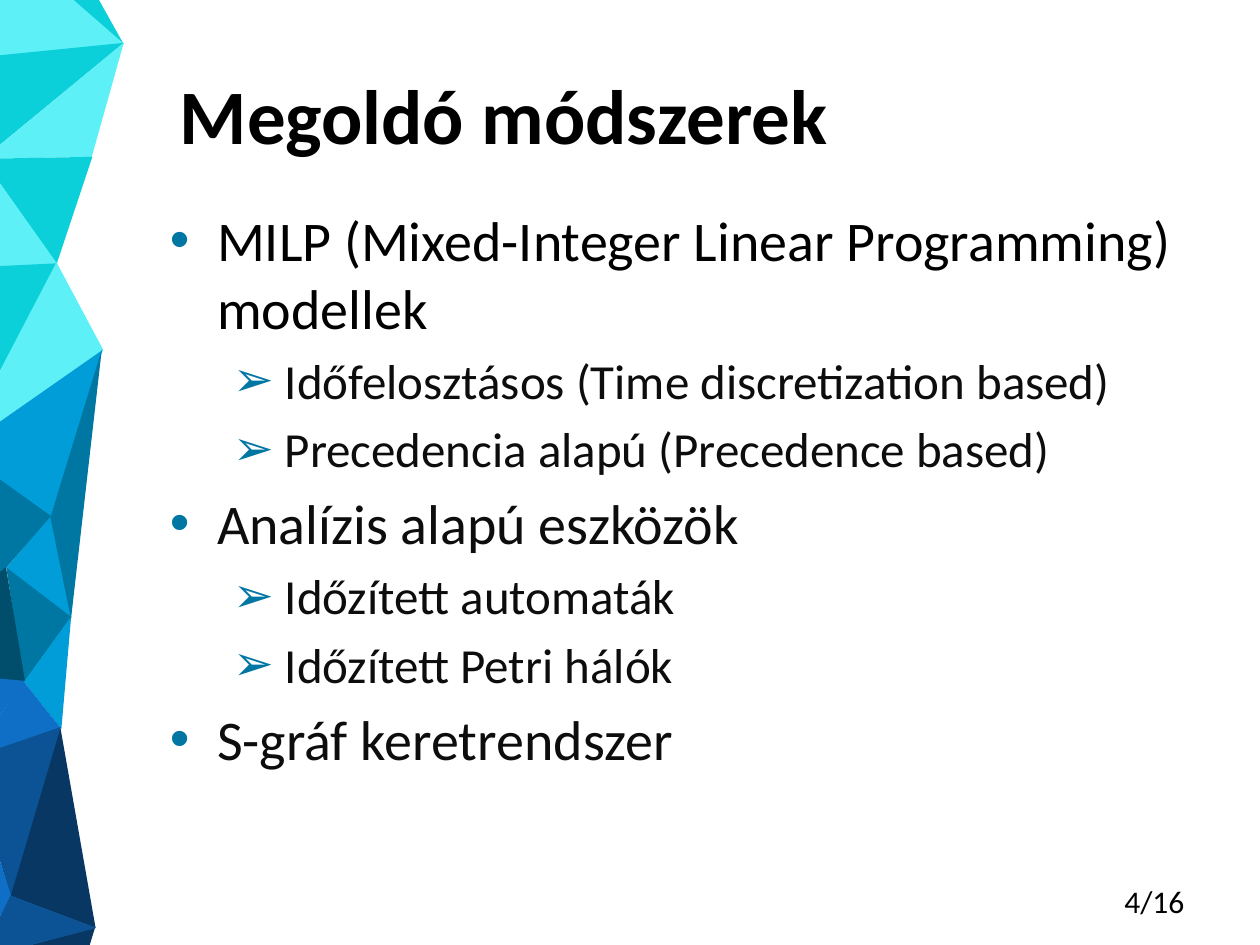
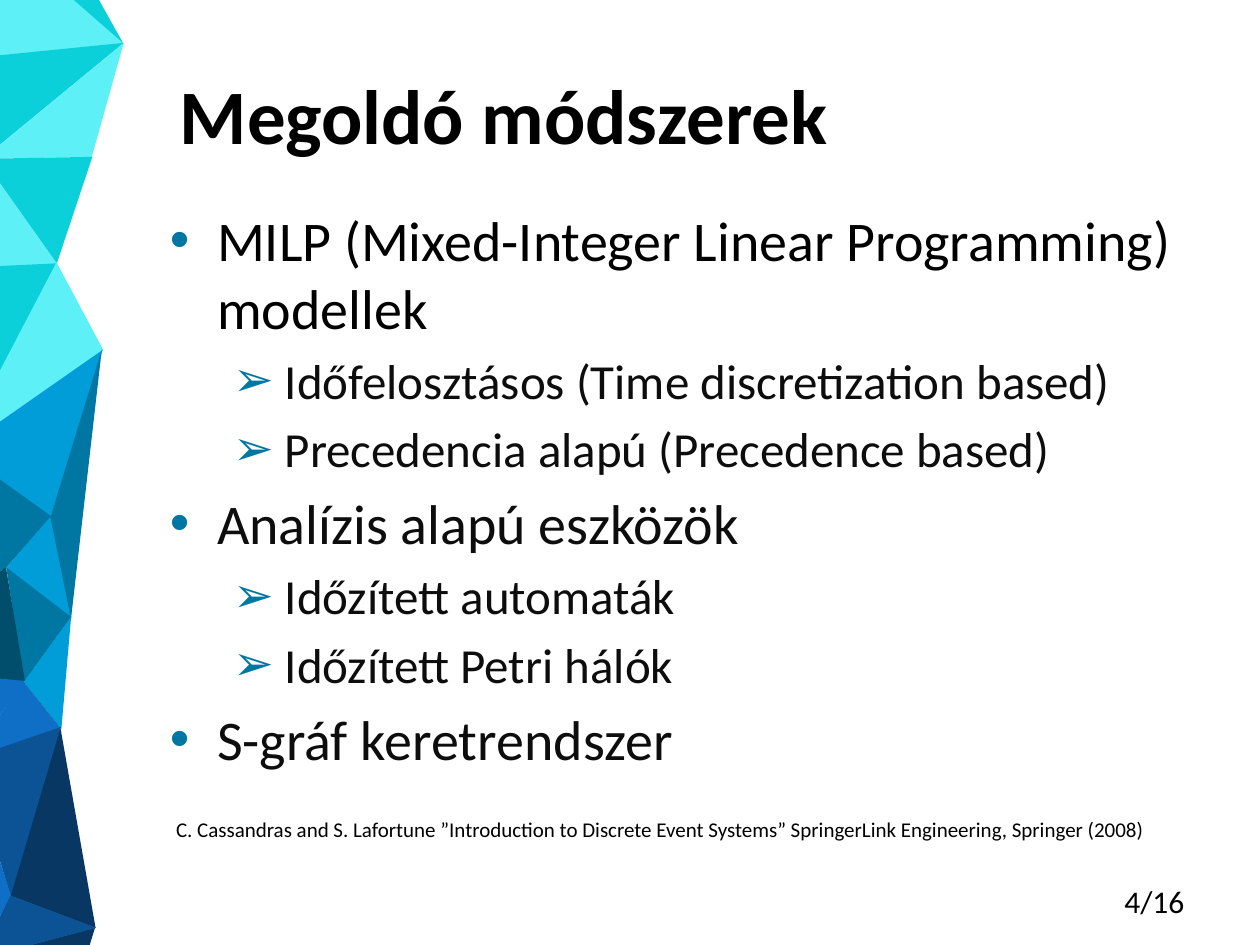
Before and after one commit to Gergo1912/Szakdolgozat, a slide deck: slide 4 of Molnar_Gergo_TDK_eloadas.pptx. Drawn at 1260x945 pixels with LibreOffice and Linux fonts; fonts in the diff are those of the drawing. Boxes give left, top, right and bottom in pixels: in the first picture for what was removed or moved away, otherwise in the second. Text is boxed around its words. In the diff, an @@ line names an element or a change of style, - is before the commit and + after.

```diff
--- a/Molnar_Gergo_TDK_eloadas.pptx
+++ b/Molnar_Gergo_TDK_eloadas.pptx
@@ text added at [176,822,1143,841], 12 pt, text #000000 @@
+C. Cassandras and S. Lafortune ”Introduction to Discrete Event Systems” SpringerLink Engineering, Springer (2008)
```
Also in this commit, not shown: 8 other slides changed, 1 slide added, 1 slide removed, 3 other files.
